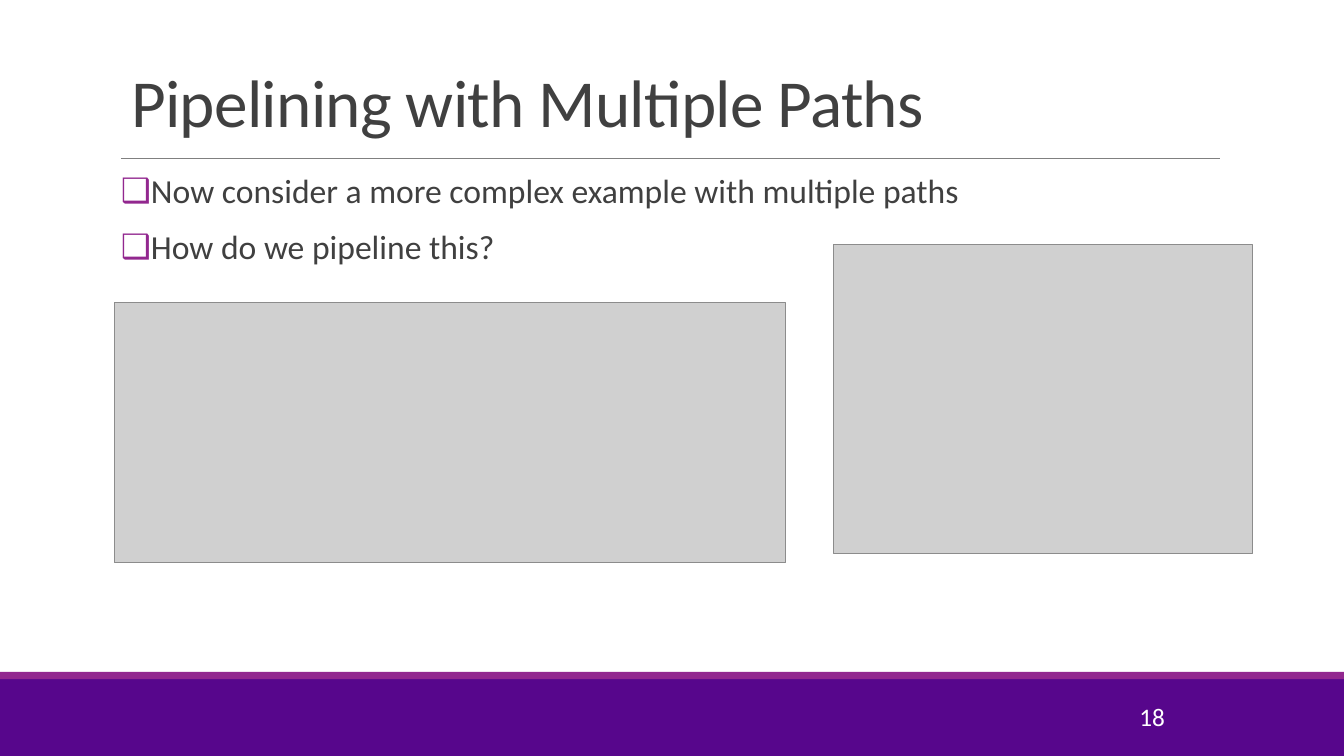
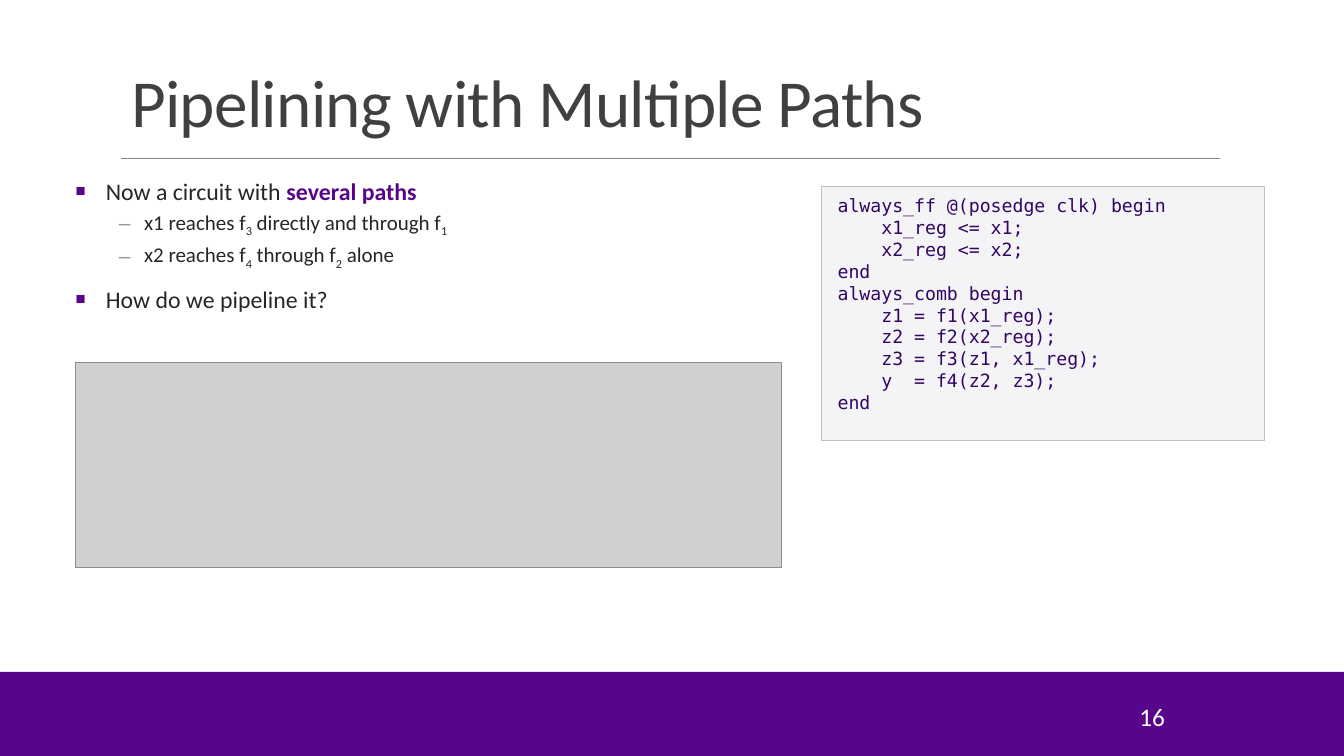
Before and after one commit to sdrangan/hwdesign, a slide deck: slide 16 of units/unit07_loopopt/loopopt.pptx (slide 18 before the commit). Drawn at 1344x756 pixels with LibreOffice and Linux fonts; fonts in the diff are those of the drawing; grey boxes stand for pictures; background and template pictures are left out. Boxes give left, top, right and bottom in pixels: in the first picture for what was removed or moved away, otherwise in the second. Text is boxed around its words. In the diff, an @@ line names an element or a change of style, - is before the commit and + after.

```diff
--- a/units/unit07_loopopt/loopopt.pptx
+++ b/units/unit07_loopopt/loopopt.pptx
@@ text at box(106, 183, 430, 312): text changed; size 24 to 15 pt; text colour #404040 to #262626 @@
-❑ Now consider a more complex example with multiple paths
-❑ How do we pipeline this?
+■ Now a circuit with several paths
+– x1 reaches f3 directly and through f1
+– x2 reaches f4 through f2 alone
+■ How do we pipeline it?
@@ rectangle added at box(822, 187, 1265, 441), fill #F4F4F7, outline #BFBFBF 0.75 pt, 13 pt, text #330662 @@
+always_ff @(posedge clk) begin
+x1_reg <= x1;
+x2_reg <= x2;
+end
+always_comb begin
+z1 = f1(x1_reg);
+z2 = f2(x2_reg);
+z3 = f3(z1, x1_reg);
+y = f4(z2, z3);
+end
@@ picture removed at box(834, 245, 1253, 555) @@
@@ picture: place and size @@
-picture at box(114, 303, 785, 564)
+picture at box(76, 363, 781, 568)
@@ rectangle at box(0, 671, 1344, 679): fill #92278F to #57068C @@
@@ page number at box(1139, 709, 1165, 727): text changed @@
-18
+16
```
Also in this commit, not shown: 11 other slides changed, 28 slides added, 33 slides removed, 18 other files.
